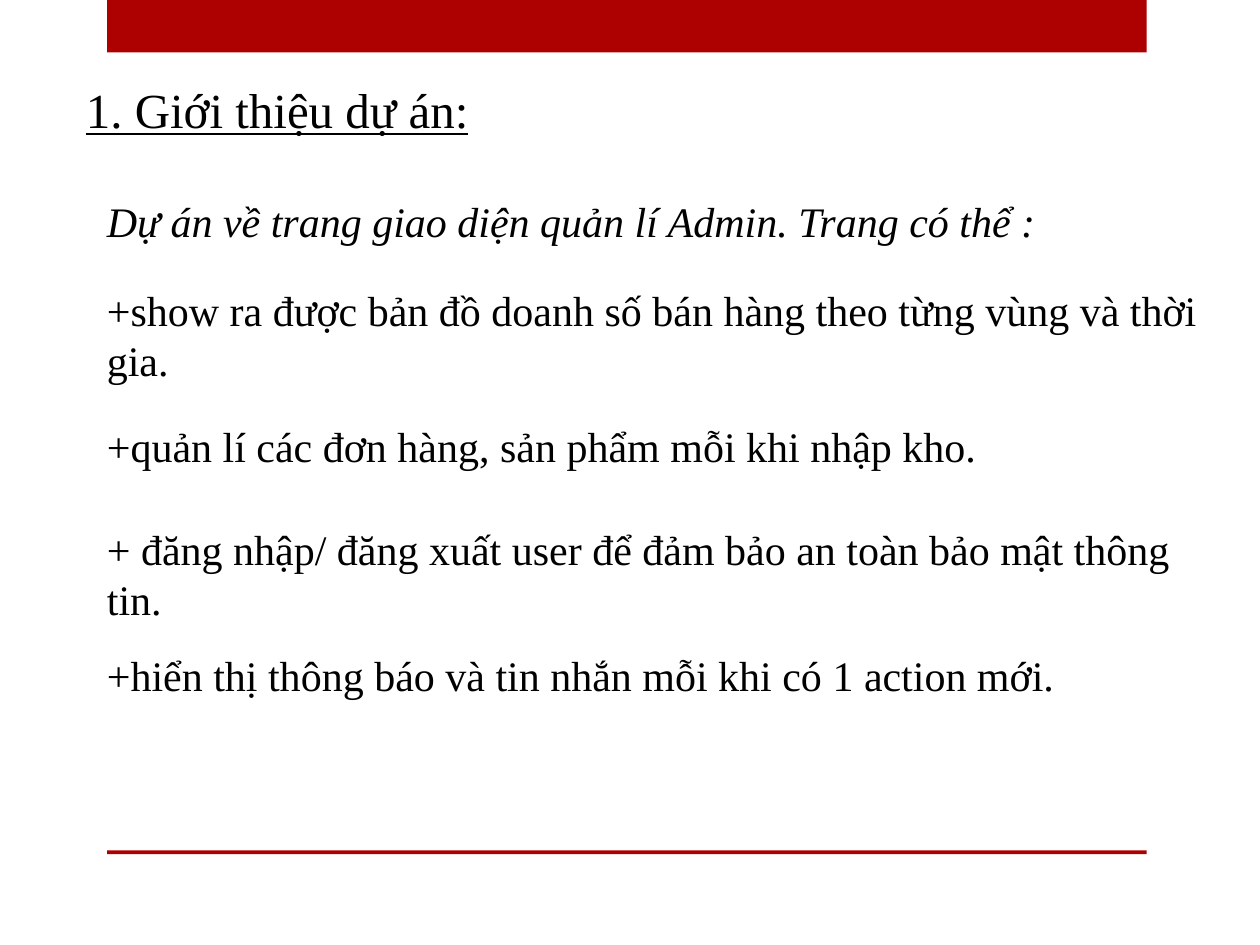
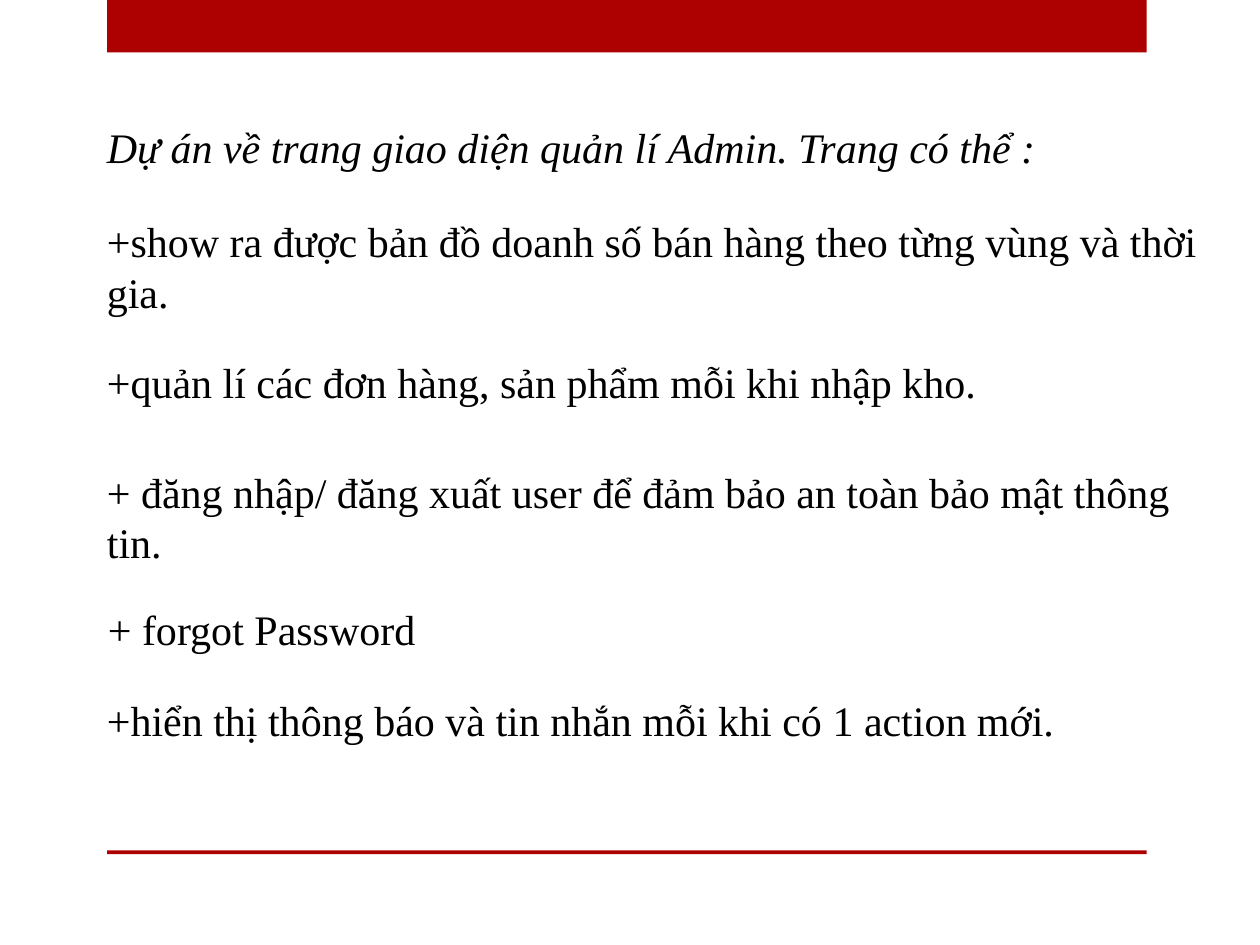
Before and after one commit to Nguyet97/Project-Linh_Nguyet, a slide deck: slide 4 of FE03-Project Admin.pptx (slide 3 before the commit). Drawn at 1260x945 pixels with LibreOffice and Linux fonts; fonts in the diff are those of the drawing; background and template pictures are left out. Boxes give left, top, right and bottom in pixels: in the first picture for what was removed or moved away, otherwise in the second. Text is boxed around its words. In the diff, an @@ line names an element or a change of style, - is before the commit and + after.

```diff
--- a/FE03-Project Admin.pptx
+++ b/FE03-Project Admin.pptx
@@ text removed at (86,94,469,136) @@
-1. Giới thiệu dự án:
@@ text "Dự án về trang giao ...": place and size @@
-text "Dự án về trang giao ..." at (107,206,1010,246)
+text "Dự án về trang giao ..." at (107,132,1010,172)
@@ text "+show ra được bản đồ ...": place and size @@
-text "+show ra được bản đồ ..." at (107,295,1196,385)
+text "+show ra được bản đồ ..." at (107,226,1196,317)
@@ text "+quản lí các đơn hàng, ...": place and size @@
-text "+quản lí các đơn hàng, ..." at (107,431,976,471)
+text "+quản lí các đơn hàng, ..." at (107,367,976,407)
@@ text "+ đăng nhập/ đăng xuất ...": place and size @@
-text "+ đăng nhập/ đăng xuất ..." at (107,534,1170,616)
+text "+ đăng nhập/ đăng xuất ..." at (107,477,1170,559)
@@ text added at (142,615,415,654), 24 pt, text #000000 @@
++ forgot Password
@@ text "+hiển thị thông báo và ...": place and size @@
-text "+hiển thị thông báo và ..." at (107,660,1054,700)
+text "+hiển thị thông báo và ..." at (107,705,1054,745)
```
Also in this commit, not shown: 1 slide added, 1 other file.
